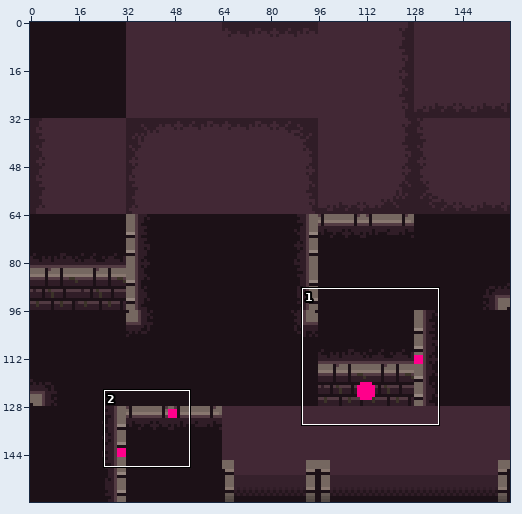
Sprite sheet -- game-map-tileset.png. Above: a wide view before the commit, with the close-up outlined.
Close-up. Earlier state:
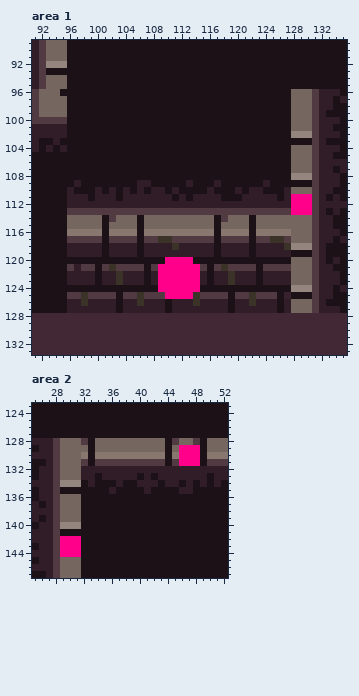
The file is 160x160 pixels. Colours within 5 levels of each other are drawn and written as one. Shown: area 1: x 91..135, y 89..133; area 2: x 25..52, y 123..147.
And afterwards:
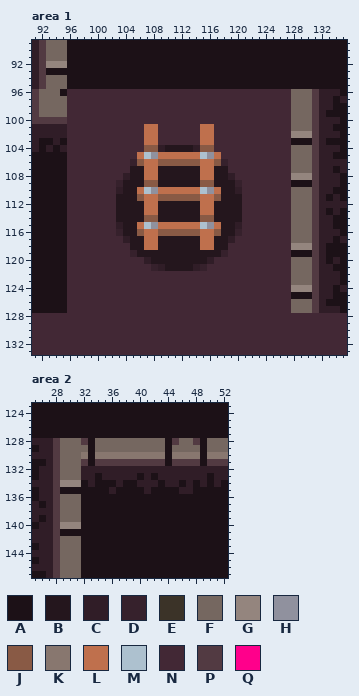
Palette (. is transparent): A #1c1117  B #24161d  C #301d27  D #36212c  E #3b3328  F #756760  G #94857e  H #90919e  J #895a45  K #88776f  L #bf704d  M #adc1cf  N #422835  P #523a42  Q #ff008b
The author wrote: Added way to go to next level
Diff:
Area 1:
y 96..100: x 96..127 AAAAAAAAAAAAAAAAAAAAAAAAAAAAAAAA -> NNNNNNNNNNNNNNNNNNNNNNNNNNNNNNNN
y 101..103: x 96..127 AAAAAAAAAAAAAAAAAAAAAAAAAAAAAAAA -> NNNNNNNNNNNLLNNNNNNLLNNNNNNNNNNN
y 104: x 96..127 AAAAAAAAAAAAAAAAAAAAAAAAAAAAAAAA -> NNNNNNNNNNNJJCBBBBCJJNNNNNNNNNNN
y 105: x 96..127 AAAAAAAAAAAAAAAAAAAAAAAAAAAAAAAA -> NNNNNNNNNNLMHLLLLLLMHLNNNNNNNNNN
y 106: x 96..127 AAAAAAAAAAAAAAAAAAAAAAAAAAAAAAAA -> NNNNNNNNNDJLLJJJJJJLLJDNNNNNNNNN
y 107: x 96..127 AAAAAAAAAAAAAAAAAAAAAAAAAAAAAAAA -> NNNNNNNNNBBLLBBBBBBLLBBNNNNNNNNN
y 108: x 96..127 AAAAAAAAAAAAAAAAAAAAAAAAAAAAAAAA -> NNNNNNNNCBBLLBBBBBBLLBBCNNNNNNNN
y 109: x 96..127 ACAAAAAAAACCAAAAACAAACAAAAAACAAA -> NNNNNNNDBBBJJBBBBBBJJBBBDNNNNNNN
y 110: x 96..119 CAAACACACACACCACAAAACAAA -> NNNNNNNCBBLMHLLLLLLMHLBB; x 121..127 ACCAAAC -> NNNNNNN
y 111: x 96..130 CCCACCCACCCCCCCACACCCCAAACCCCCACQQQ -> NNNNNNNBBBJLLJJJJJJLLJBBBNNNNNNNFFF
y 112: x 96..130 CCCCCCCCCCCCCCCCCCCCCCCCCCCCCCCCQQQ -> NNNNNNNBBBBLLBBBBBBLLBBBBNNNNNNNFFF
y 113: x 96..130 PPPPPPPPPPPPPPPPPPPPPPPPPPPPPPPPQQQ -> NNNNNNNBBBBLLBBBBBBLLBBBBNNNNNNNFFF
y 114: x 96..127 FFFFFAPFFFAFFFFFFFFFFAPFFFAFFFFF -> NNNNNNNBBBBJJBBBBBBJJBBBBNNNNNNN
y 115: x 96..127 FFFFFAFFFFAFFFFFFFFFFAFFFFAFFFFF -> NNNNNNNCBBLMHLLLLLLMHLBBCNNNNNNN
y 116: x 96..127 KKKKKAKKKKAKKKKKKKKKKAKKKKAKKKKK -> NNNNNNNDBBJLLJJJJJJLLJBBDNNNNNNN
y 117: x 96..127 PPPPPAPPPPAPPEEPPPPPPAPPPPAPPEEP -> NNNNNNNNCBBLLBBBBBBLLBBCNNNNNNNN
y 118: x 96..127 CCCCCACCCCACCCCECCCCCACCCCACCCCE -> NNNNNNNNNBBLLBBBBBBLLBBNNNNNNNNN
y 119: x 96..127 CCCCCACCCCACCCCCCCCCCACCCCACCCCC -> NNNNNNNNNDBBBBBBBBBBBBDNNNNNNNNN
y 120: x 96..127 AAAAAAAAAAAAAAQQQQAAAAAAAAAAAAAA -> NNNNNNNNNNNCBBBBBBBBCNNNNNNNNNNN
y 121: x 96..127 PCPPAPEPPPPAPQQQQQQPAPEPPPPAPPPP -> NNNNNNNNNNNNDCBBBBCDNNNNNNNNNNNN
y 122..123: x 96..127 CCCCACCECCCACQQQQQQCACCECCCACCCC -> NNNNNNNNNNNNNNNNNNNNNNNNNNNNNNNN
y 124: x 96..127 AAAAAAAAAAAAAQQQQQQAAAAAAAAAAAAA -> NNNNNNNNNNNNNNNNNNNNNNNNNNNNNNNN
y 125: x 96..127 PPEPPPPAPPEPPPQQQQEPPPPAPPEPPPAD -> NNNNNNNNNNNNNNNNNNNNNNNNNNNNNNNN
y 126: x 96..127 CCECCCCACCECCCACCCECCCCACCECCCAC -> NNNNNNNNNNNNNNNNNNNNNNNNNNNNNNNN
y 127: x 96..127 CCCCCCCACCCCCCACCCCCCCCACCCCCCAC -> NNNNNNNNNNNNNNNNNNNNNNNNNNNNNNNN
Area 2:
y 129: x 46..48 QQQ -> FFF
y 130: x 46..48 QQQ -> KKK
y 131: x 46..48 QQQ -> PPP
y 142..144: x 29..31 QQQ -> FFF
Pixel boxes of the changes (left, top, right, bottom) in both close-ups:
changed: (67, 89, 312, 313)
changed: (179, 445, 200, 466)
changed: (60, 536, 81, 557)
